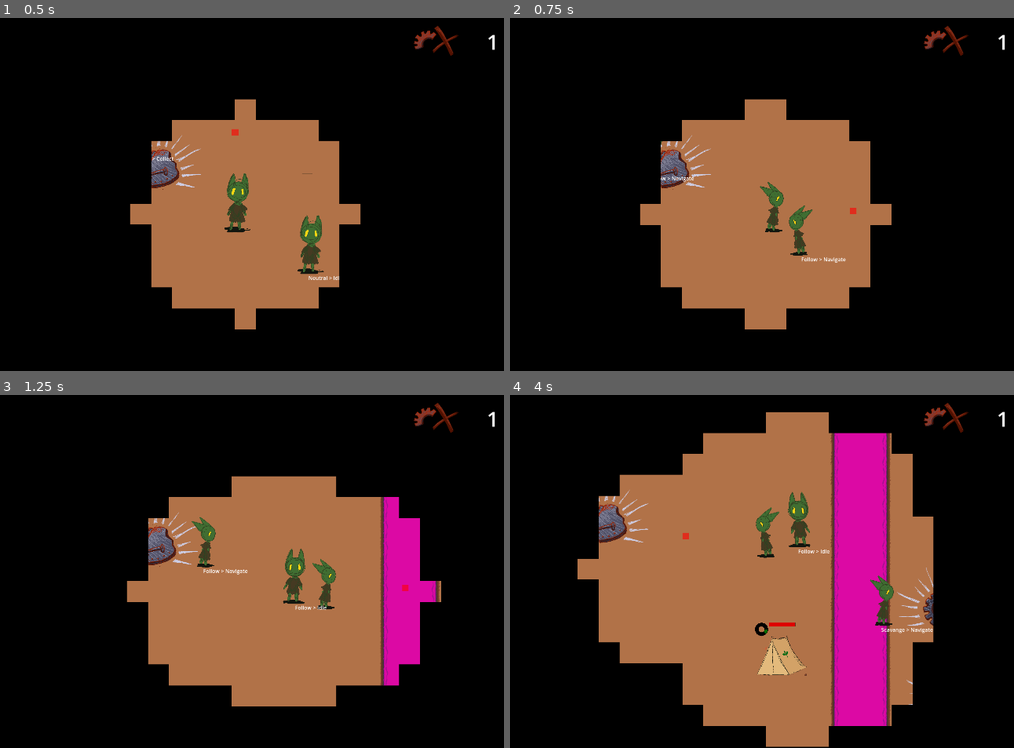
Above: before the commit, frames 1-4 (two rows, left to right).
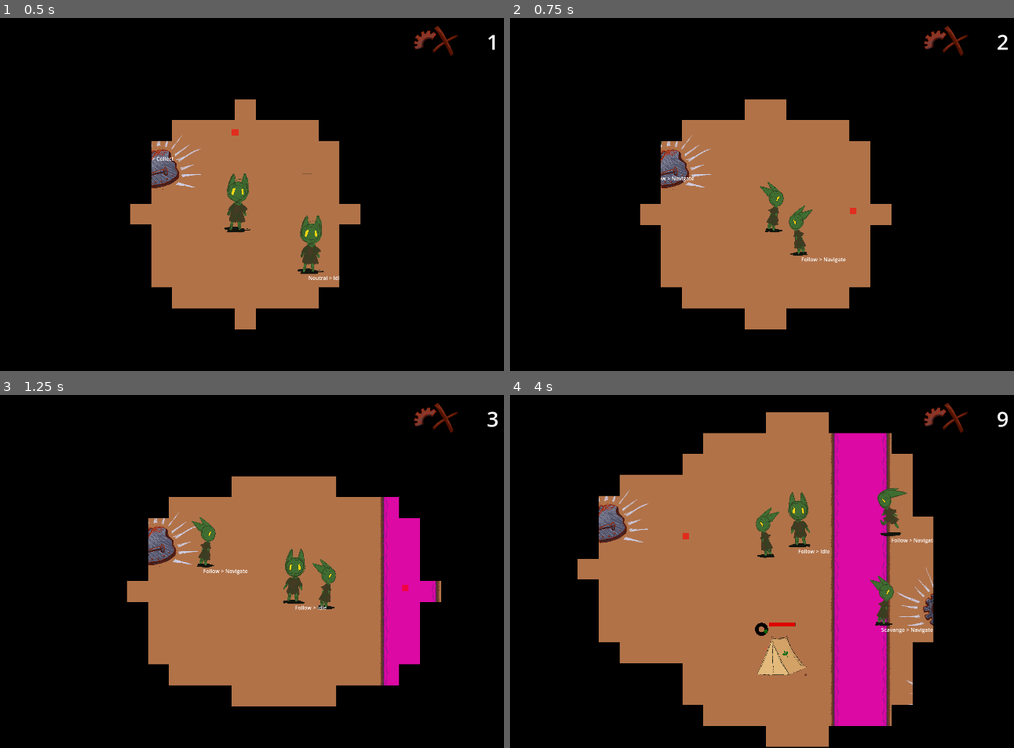
Above: after the commit, the same moments.

Repository: loteque/GoblinGame
Game: Godot game, scene res://main.tscn
Same seed, same stepped clock (60 frames per second), same inputs: the game is played once before the commit and once after it.
Inputs:
- Up to frame 1 (0.5 s): no input
- Up to frame 2 (0.75 s): hold D (right) from 0.53 s (still down); hold Shift (call) from 0.53 s (still down)
- Up to frame 3 (1.25 s): keep holding D (right); keep holding Shift (call)
- Up to frame 4 (4 s): release D (right) at 1.28 s; release Shift (call) at 1.28 s; hold S (down) 1.28-2.03 s; tap one key every 0.75 s from 1.35 s: G (place) Space (select) Shift (call) G (place); hold D (right) 2.03-2.78 s; hold W (up) 2.78-3.53 s; hold A (left) from 3.53 s (still down)

Frame 1 is identical in both runs. In frame 2, less than 0.1% of the frame differs, in the area x 96-99%, y 4-10%; in frame 3, less than 0.1%; in frame 4, 0.5%, in the area x 72-99%, y 4-43%.

Commit message:
Fixes moonwalk bug

Diff:
--- a/project/new_actor.gd
+++ b/project/new_actor.gd
@@ -3,7 +3,7 @@
 class_name Actor
 
 @export var damage: int
-@export var move_speed: float = 360.0
+@export var move_speed: float = 300.0
 @export var throw_multiplier: float
 @export var nav_agent: NavigationAgent2D
 @export var follow_area: Area2D
@@ -14,7 +14,7 @@
 @export var boost_speed_multiplier := 1.05
 @export var burst_duration: float = 2.0
 var is_boosted:= false
-var current_move_speed: float
+var current_move_speed: float = move_speed
 
 @onready var music_connector = MusicManager.MusicConnector.new(music_manager, self)
 @onready var health_component = $HealthComponent
